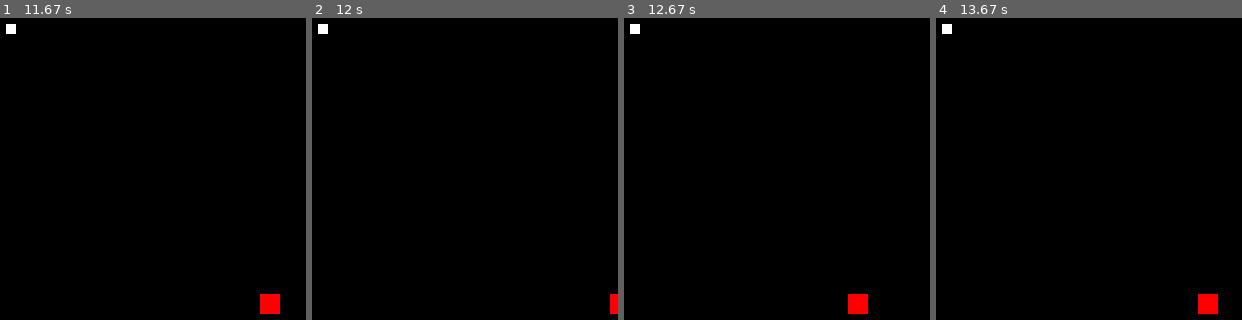
Above: before the commit, frames 1-4 (left to right).
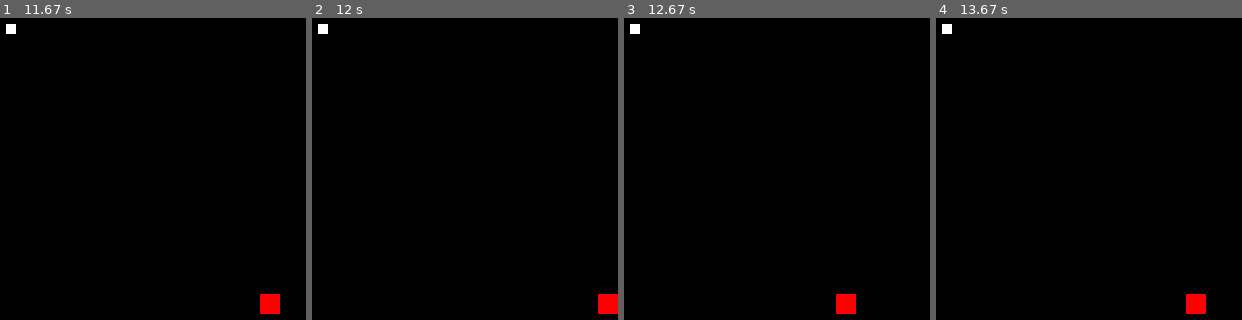
Above: after the commit, the same moments.

Repository: jgussman/PyGameSpaceInvaders
Game: pygame game, started from SpaceInvaders/spaceinvaders.py
Two runs of this game, one before a commit and one after it. Both use one fixed random seed, a clock stepped at 60 frames per second and the inputs below.
Inputs:
- Up to frame 1 (11.67 s): hold Right 0.33-0.97 s; hold Left 1-1.47 s; hold Right 1.5-1.97 s; hold Right 2-2.47 s; hold Left 2.5-3.03 s; hold Left 3.07-3.47 s; hold Right 3.5-4.13 s; hold Left 4.17-4.63 s; hold Right 4.67-5.13 s; hold Right 5.17-5.63 s; hold Left 5.67-6.2 s; hold Left 6.23-6.63 s; hold Right 6.67-7.3 s; hold Left 7.33-7.8 s; hold Right 7.83-8.3 s; hold Right 8.33-8.8 s; hold Left 8.83-9.37 s; hold Left 9.4-9.8 s; hold Right 9.83-10.47 s; hold Left 10.5-10.97 s; hold Right 11-11.47 s; hold Right from 11.5 s (still down)
- Up to frame 2 (12 s): release Right at 11.97 s
- Up to frame 3 (12.67 s): hold Left 12-12.53 s; hold Left from 12.57 s (still down)
- Up to frame 4 (13.67 s): release Left at 12.97 s; hold Right 13-13.63 s

Frame 1 is identical in both runs. In frame 2, 0.3% of the frame differs, in the area x 93-98%, y 91-99%; in frame 3, 0.5%, in the area x 69-80%, y 91-99%; in frame 4, 0.5%.

Commit message:
defender respects boundries

Diff:
--- a/SpaceInvaders/spaceinvaders.py
+++ b/SpaceInvaders/spaceinvaders.py
@@ -52,9 +52,13 @@
         keys = pygame.key.get_pressed()
         if keys[pygame.K_LEFT]:
             self.x += -2
+            if self.x < 1:
+                self.x = 1
             self.rect.move_ip(self.x,self.y)
         if keys[pygame.K_RIGHT]:
             self.x += 2
+            if self.x > display_width - self.w:
+                self.x = display_width- self.w
             self.rect.move_ip(self.x,self.y)
 
     def draw(self,surface):
